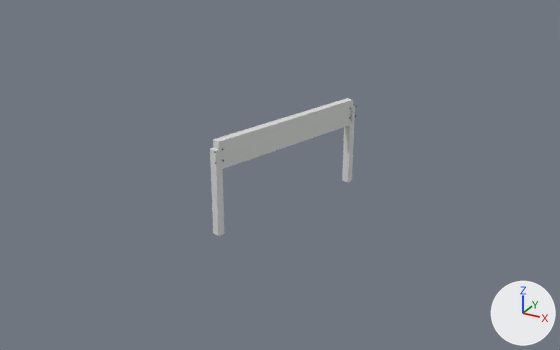
One commit to the glTF model assets/street/hachiko-fit/web/fence.glb: the scene before it, then after it.
The view is the same before and after, from a 50 mm lens placed at (5.79, -51.77, 3.98), pointed at (2.03, -44.93, 0.56). Lighting does not change. The marker at lower right points along +X, +Y and +Z. The picture after the commit comes second. Vertices at exactly the same position are counted once.

The scene before the commit, as lines of its bpy script (objects in view):
```python
me_cube = bpy.data.meshes.new('Cube')
me_cube.from_pydata(...)  # 24 vertices, 36 faces; spans x -0.52..0.53, y -0.5..0.5, z -2.93..0.5
me_cube.materials.append(mat_street_fit_white_beam)  # light grey #dee1de
ob_fit_fence_street_fit_white_beam = bpy.data.objects.new('fit_fence_street_fit_white_beam', me_cube)
ob_fit_fence_street_fit_white_beam.location = (2.342, -45.32, 1.251)
ob_fit_fence_street_fit_white_beam.rotation_euler = (0.0, 0.0162, 1.28)  # degrees (0, 0.9, 73)
ob_fit_fence_street_fit_white_beam.scale = (1.89, 0.08, 0.28)
```
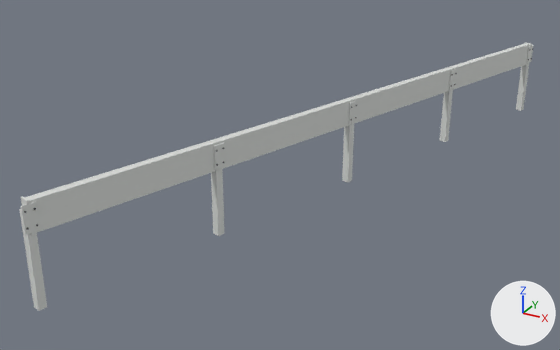
Changed parts and their boxes [x1, y1, x2, y2] in the pictures (560 x 350 px):
'fit_fence_street_fit_white_beam', reshaped, moved (253% wider, 94% taller)
    before: [210, 98, 355, 236]
    after: [19, 42, 534, 311]
part 1 of me_cube, added
    after: [349, 67, 453, 124]
part 2 of me_cube, added
    after: [449, 43, 530, 90]
part 3 of me_cube, added
    after: [21, 201, 40, 235]
part 4 of me_cube, added
    after: [213, 142, 225, 170]
part 5 of me_cube, added
    after: [349, 100, 358, 124]
part 6 of me_cube, added
    after: [440, 90, 453, 142]
part 7 of me_cube, added
    after: [449, 69, 457, 90]
part 8 of me_cube, added
    after: [516, 64, 529, 111]
part 9 of me_cube, added
    after: [526, 45, 534, 63]
part 10 of me_cube, added
    after: [21, 196, 34, 236]

Diff of the bpy script that builds the scene:
```diff
--- a/assets/street/hachiko-fit/web/fence.glb.py
+++ b/assets/street/hachiko-fit/web/fence.glb.py
@@ me_cube @@
 # used by ob_fit_fence_street_fit_white_beam; location = (2.342, -45.32, 1.251); rotation_euler = (0.0, 0.0162, 1.28), in degrees (0, 0.9, 73); scale = (1.89, 0.08, 0.28)
-me_cube.from_pydata(...)  # 24 vertices, 36 faces; spans x -0.52..0.53, y -0.5..0.5, z -2.93..0.5
+me_cube.from_pydata(...)  # 128 vertices, 192 faces; spans x -0.53..3.54, y -0.66..0.63, z -2.93..0.54
+# me_cube part 1: a new loose piece, a box spanning x 1.51..2.51, y -0.5..0.5, z -0.5..0.5, in mat_street_fit_white_beam (light grey #dee1de)
+# me_cube part 2: a new loose piece, a box spanning x 2.51..3.51, y -0.5..0.5, z -0.5..0.5, in mat_street_fit_white_beam (light grey #dee1de)
+# me_cube part 3: the loose piece of 8 vertices spanning x -0.5..0.5, y -0.5..0.5, z -0.5..0.5 is copied, and the copy is scaled about its middle by (0.0639, 0.175, 0.857), then moved by (-0.5, -0.57, 0.0); it spans x -0.53..-0.47, y -0.66..-0.49, z -0.43..0.43
+# me_cube part 4: the loose piece of 8 vertices spanning x -0.5..0.5, y -0.5..0.5, z -0.5..0.5 is copied, and the copy is scaled about its middle by (0.0639, 0.175, 0.857), then moved by (0.5, -0.57, 0.0); it spans x 0.47..0.53, y -0.66..-0.49, z -0.43..0.43
+# me_cube part 5: the loose piece of 8 vertices spanning x -0.5..0.5, y -0.5..0.5, z -0.5..0.5 is copied, and the copy is scaled about its middle by (0.0639, 0.175, 0.857), then moved by (1.5, -0.57, 0.0); it spans x 1.47..1.54, y -0.66..-0.49, z -0.43..0.43
+# me_cube part 6: the loose piece of 8 vertices spanning x 0.48..0.53, y -0.5..0.5, z -2.93..0.22 is copied, and the copy is moved by (2.01, 0.0, 0.0); it spans x 2.49..2.54, y -0.5..0.5, z -2.93..0.22
+# me_cube part 7: the loose piece of 8 vertices spanning x -0.5..0.5, y -0.5..0.5, z -0.5..0.5 is copied, and the copy is scaled about its middle by (0.0639, 0.175, 0.857), then moved by (2.51, -0.57, 0.0); it spans x 2.48..2.54, y -0.66..-0.49, z -0.43..0.43
+# me_cube part 8: the loose piece of 8 vertices spanning x 0.48..0.53, y -0.5..0.5, z -2.93..0.22 is copied, and the copy is moved by (3.01, 0.0, 0.0); it spans x 3.49..3.54, y -0.5..0.5, z -2.93..0.22
+# me_cube part 9: the loose piece of 8 vertices spanning x -0.5..0.5, y -0.5..0.5, z -0.5..0.5 is copied, and the copy is scaled about its middle by (0.0639, 0.175, 0.857), then moved by (3.51, -0.57, 0.0); it spans x 3.48..3.54, y -0.66..-0.49, z -0.43..0.43
+# me_cube part 10: the loose piece of 8 vertices spanning x -0.5..0.5, y -0.5..0.5, z -0.5..0.5 is copied, and the copy is scaled about its middle by (0.00958, 1.25, 1.07), then moved by (-0.5, 0.0, 0.0); it spans x -0.51..-0.5, y -0.62..0.62, z -0.54..0.54
+# other edits to the shape of me_cube do not show in these pictures
 me_cube.materials.append(mat_street_fit_white_beam)
@@ ob_fit_fence_street_fit_white_beam @@
 ob_fit_fence_street_fit_white_beam = bpy.data.objects.new('fit_fence_street_fit_white_beam', me_cube)
-ob_fit_fence_street_fit_white_beam.location = (2.342, -45.32, 1.251)
+ob_fit_fence_street_fit_white_beam.location = (1.801, -47.125, 1.281)
 ob_fit_fence_street_fit_white_beam.rotation_euler = (0.0, 0.0162, 1.28)  # degrees (0, 0.9, 73)
```
